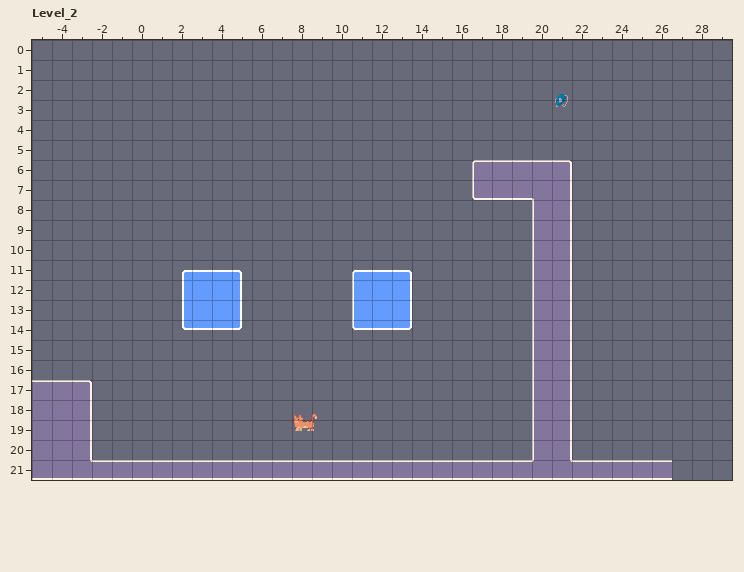
LDtk project: assets/levels/levels.ldtk. Above, as it was before the edit.
Cells are 24x24 px. Shown: Level_2 x -5..29, y 0..21. The commit also changed other parts of the map, which this record leaves out. The old version is drawn lined up with the new one.
New version:
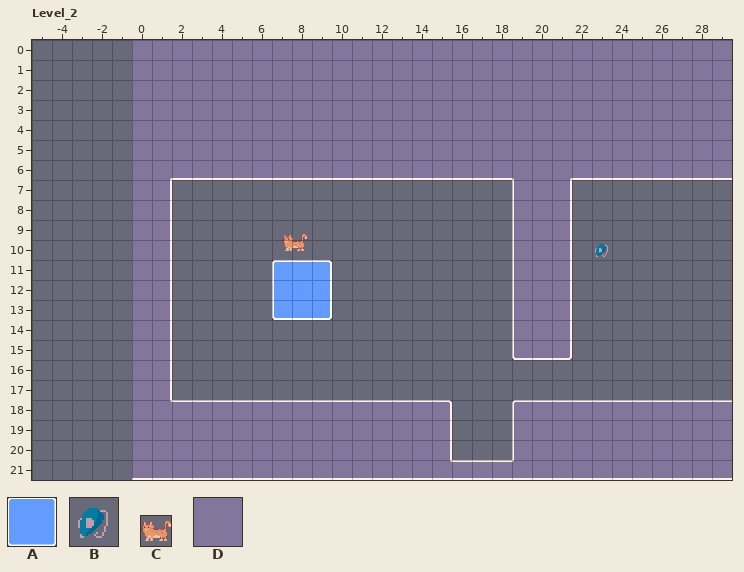
Key: from "Falling_block": A 0; from "Goal_mouse": B 0; from "Pixel_cat": C 0; from "Platforms": D 1 "Ground".
_ is an empty cell.
Objects are placed by their top-left corner, in cells (3,4 is the top-left corner of cell 3,4); size is 1x1 cell unless given.
Change:
{"change": "map size 32x32 -> 30x30 cells (old content now starts at -5,0; both pictures use the new coordinates)"}
{"where": "layer \"Platforms\""}
{"y":0,"x":0,"old":"______________________________","new":"DDDDDDDDDDDDDDDDDDDDDDDDDDDDDD"}
{"y":1,"x":0,"old":"______________________________","new":"DDDDDDDDDDDDDDDDDDDDDDDDDDDDDD"}
{"y":2,"x":0,"old":"______________________________","new":"DDDDDDDDDDDDDDDDDDDDDDDDDDDDDD"}
{"y":3,"x":0,"old":"______________________________","new":"DDDDDDDDDDDDDDDDDDDDDDDDDDDDDD"}
{"y":4,"x":0,"old":"______________________________","new":"DDDDDDDDDDDDDDDDDDDDDDDDDDDDDD"}
{"y":5,"x":0,"old":"______________________________","new":"DDDDDDDDDDDDDDDDDDDDDDDDDDDDDD"}
{"y":6,"x":0,"old":"_________________","new":"DDDDDDDDDDDDDDDDD"}
{"y":6,"x":22,"old":"________","new":"DDDDDDDD"}
{"y":7,"x":0,"old":"__","new":"DD"}
{"y":7,"x":17,"old":"DD","new":"__"}
{"y":8,"x":0,"old":"__","new":"DD"}
{"y":8,"x":19,"old":"_","new":"D"}
{"y":9,"x":0,"old":"__","new":"DD"}
{"y":9,"x":19,"old":"_","new":"D"}
{"y":10,"x":0,"old":"__","new":"DD"}
{"y":10,"x":19,"old":"_","new":"D"}
{"y":11,"x":0,"old":"__","new":"DD"}
{"y":11,"x":19,"old":"_","new":"D"}
{"y":12,"x":0,"old":"__","new":"DD"}
{"y":12,"x":19,"old":"_","new":"D"}
{"y":13,"x":0,"old":"__","new":"DD"}
{"y":13,"x":19,"old":"_","new":"D"}
{"y":14,"x":0,"old":"__","new":"DD"}
{"y":14,"x":19,"old":"_","new":"D"}
{"y":15,"x":0,"old":"__","new":"DD"}
{"y":15,"x":19,"old":"_","new":"D"}
{"y":16,"x":0,"old":"__","new":"DD"}
{"y":16,"x":20,"old":"DD","new":"__"}
{"y":17,"x":-5,"old":"DDD","new":"___"}
{"y":17,"x":0,"old":"__","new":"DD"}
{"y":17,"x":20,"old":"DD","new":"__"}
{"y":18,"x":-5,"old":"DDD","new":"___"}
{"y":18,"x":0,"old":"________________","new":"DDDDDDDDDDDDDDDD"}
{"y":18,"x":19,"old":"_","new":"D"}
{"y":18,"x":22,"old":"________","new":"DDDDDDDD"}
{"y":19,"x":-5,"old":"DDD","new":"___"}
{"y":19,"x":0,"old":"________________","new":"DDDDDDDDDDDDDDDD"}
{"y":19,"x":19,"old":"_","new":"D"}
{"y":19,"x":22,"old":"________","new":"DDDDDDDD"}
{"y":20,"x":-5,"old":"DDD","new":"___"}
{"y":20,"x":0,"old":"________________","new":"DDDDDDDDDDDDDDDD"}
{"y":20,"x":19,"old":"_","new":"D"}
{"y":20,"x":22,"old":"________","new":"DDDDDDDD"}
{"y":21,"x":-5,"old":"DDDDD","new":"_____"}
{"y":21,"x":27,"old":"___","new":"DDD"}
{"where": "layer \"Entities\""}
{"now": "C \"Spawn_Point\" at 7.5,9.5 size 1.2x1.2"}
{"now": "A \"Falling_Block\" at 7,11 size 3x3"}
{"now": "B \"Goal\" at 23,10"}
{"was": "A \"Falling_Block\" at 11,11.5 size 3x3"}
{"was": "A \"Falling_Block\" at 2.5,11.5 size 3x3"}
{"was": "C \"Spawn_Point\" at 8,18.5 size 1.2x1.2"}
{"was": "B \"Goal\" at 21,2.5"}
